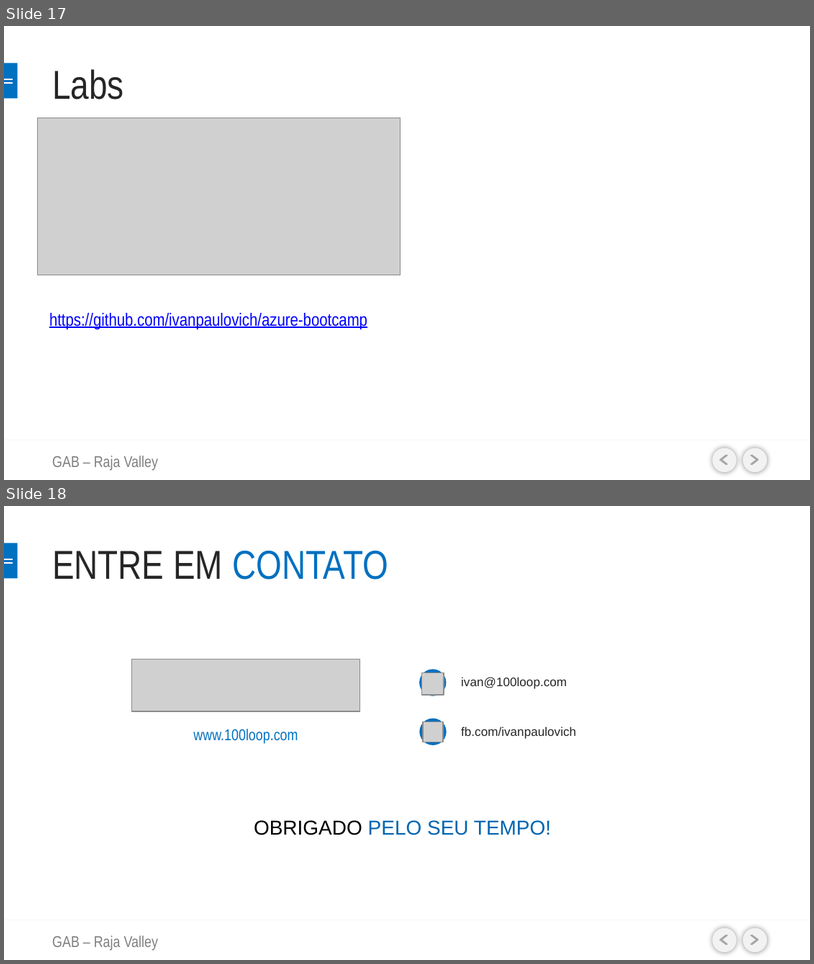
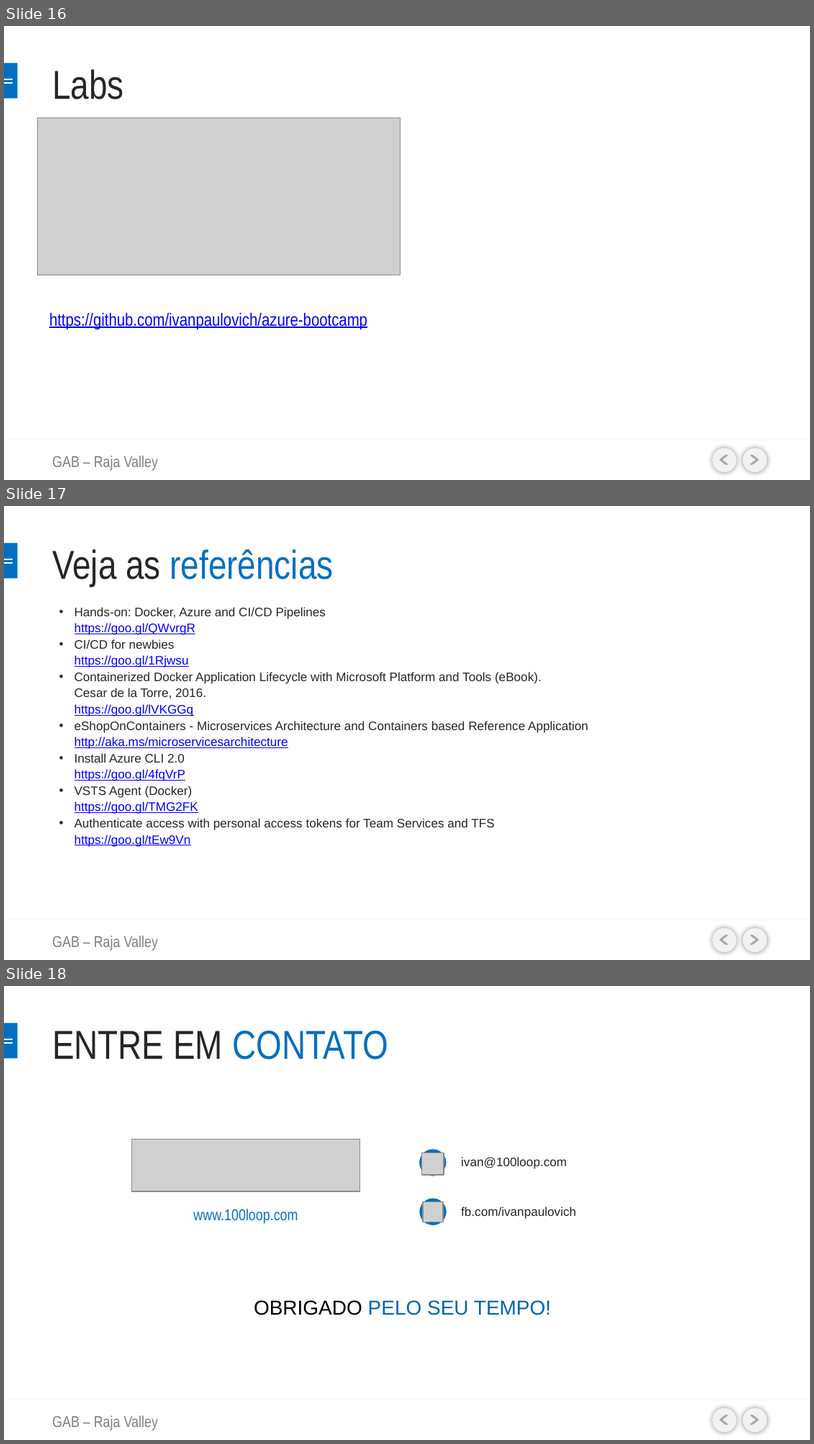
Before and after one commit to ivanpaulovich/azure-bootcamp, a slide deck: presentation/Utilize o VSO e publique imagens Docker-GABBH-v2.pptx. Shown one above the other, each under a label of ours: slides 17 and 18 before the commit, slides 16, 17 and 18 after it. The pictures are 814x964 and 814x1444 pixels, drawn with LibreOffice and Linux fonts; fonts in the diff are those of the drawing; grey boxes stand for pictures; background and template pictures are left out. Boxes give left, top, right and bottom in pixels: in the first picture for what was removed or moved away, otherwise in the second. Text is boxed around its words. In the diff, an @@ line names an element or a change of style, - is before the commit and + after.

```diff
--- a/presentation/Utilize o VSO e publique imagens Docker-GABBH-v2.pptx
+++ b/presentation/Utilize o VSO e publique imagens Docker-GABBH-v2.pptx
@@ slide 17 added at [4,506,810,960], background picture (left out); not listed: 8 template elements that a slide beside it also shows @@
@@ title added at [52,549,334,586], 36 pt, text #0070C0 @@
+Veja as referências
@@ text added at [75,607,589,847], 11 pt, text #262626 @@
+• Hands-on: Docker, Azure and CI/CD Pipelines
+  https://goo.gl/QWvrgR
+• CI/CD for newbies
+  https://goo.gl/1Rjwsu
+• Containerized Docker Application Lifecycle with Microsoft Platform and Tools (eBook).
+  Cesar de la Torre, 2016.
+  https://goo.gl/lVKGGq
+• eShopOnContainers - Microservices Architecture and Containers based Reference Application
+  http://aka.ms/microservicesarchitecture
+• Install Azure CLI 2.0
+  https://goo.gl/4fqVrP
+• VSTS Agent (Docker)
+  https://goo.gl/TMG2FK
+• Authenticate access with personal access tokens for Team Services and TFS
+  https://goo.gl/tEw9Vn
@@ text added at [52,935,158,950], 14 pt, text #7F7F7F @@
+GAB – Raja Valley
@@ what was slide 17 is now slide 16 @@
```
Also in this commit, not shown: 1 slide removed, 1 other file.
